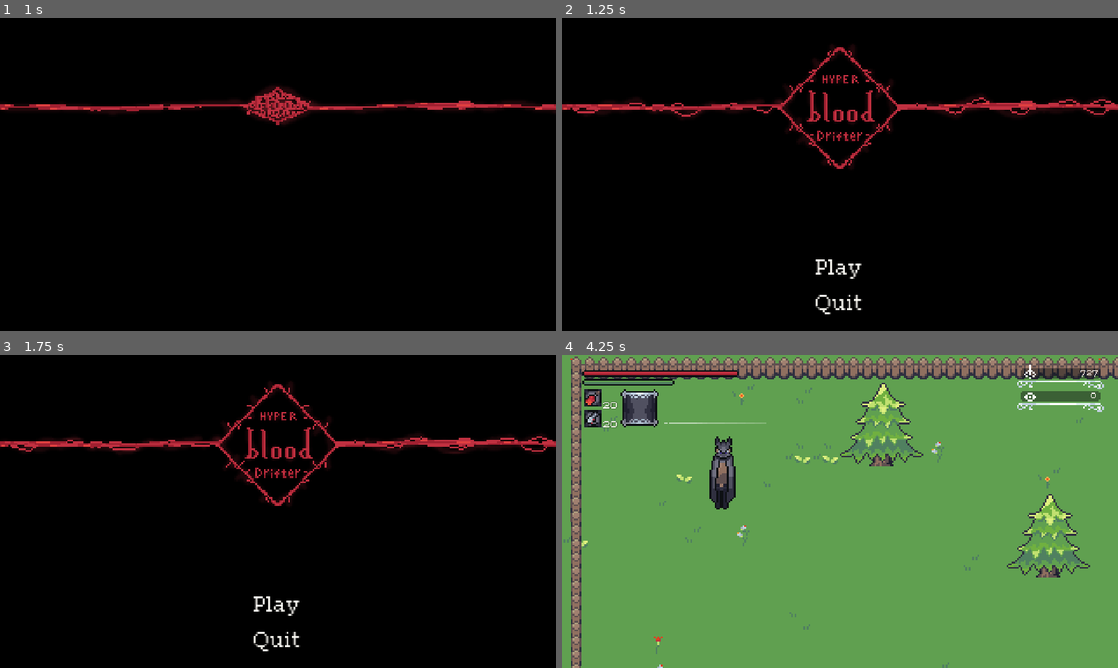
Above: before the commit, frames 1-4 (two rows, left to right).
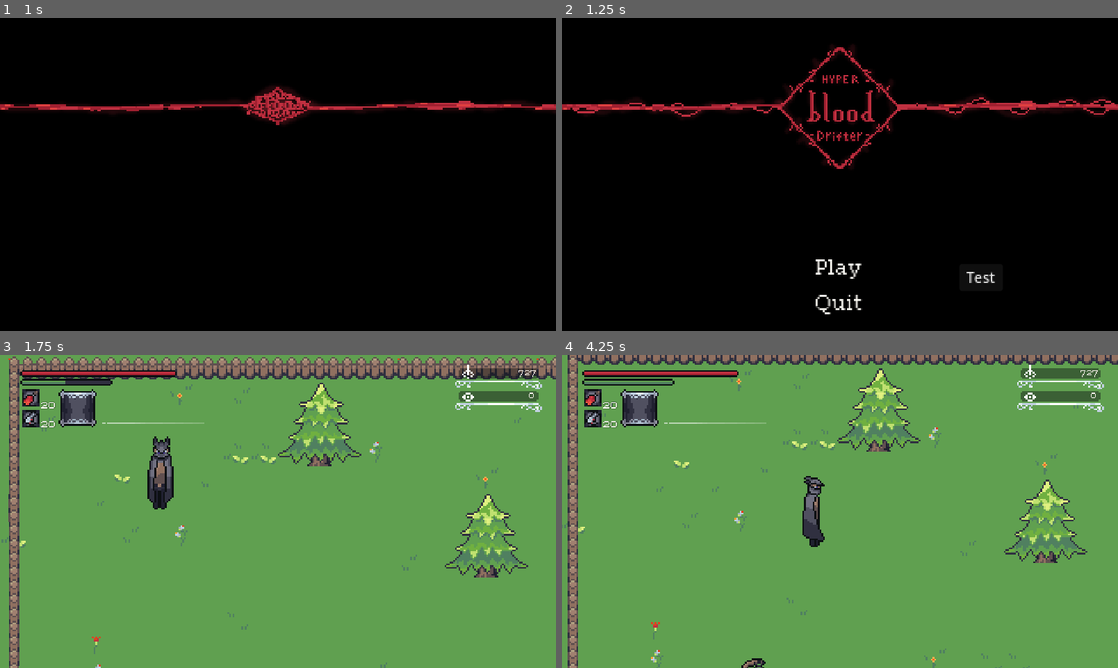
Above: after the commit, the same moments.

Repository: GrimReapTM/Hyper_Blood_Drifter
Game: Godot game, scene res://Scenes/UI_scenes/main_menu.tscn
Two runs of this game, one before a commit and one after it. Both use one fixed random seed, a clock stepped at 60 frames per second and the inputs below.
Inputs (mouse positions are in pixels of both pictures, inside the frame that each line leads up to):
- Up to frame 1 (1 s): tap Enter at 0.5 s; move the mouse to (400, 158) at 0.52 s; hold D (moveRight) from 0.53 s (still down); hold Q (heal) from 0.53 s (still down); click (400, 158) at 0.67 s; tap F (quick_use) at 0.8 s
- Up to frame 2 (1.25 s): keep holding D (moveRight); keep holding Q (heal)
- Up to frame 3 (1.75 s): release D (moveRight) at 1.25 s; release Q (heal) at 1.25 s; click (417, 614) at 1.25 s, where only the run after the commit has a clickable "Test"
- Up to frame 4 (4.25 s): click (834, 605) at 2 s, where only the run before the commit has a clickable "Play"; tap Space (dash) at 2.75 s; move the mouse to (728, 527) at 2.77 s; hold S (moveDown) 2.78-3.53 s; tap F (quick_use) at 2.85, 3.8 s; tap Q (heal) at 3.05 s; move the mouse to (895, 442) at 3.52 s; hold D (moveRight) from 3.53 s (still down); hold 1 (Q1) from 3.53 s (still down)

Frame 1 is identical in both runs. In frame 2, 0.1% of the frame differs, in the area x 72-78%, y 81-85%; in frame 3, 99%, in the area x 0-100%, y 0-100%; in frame 4, 14%.
Error before the commit: Invalid operands 'String' and 'Nil' in operator '+'. (res://scripts/player.gd:285)
Error after the commit: Invalid operands 'String' and 'Nil' in operator '+'. (res://scripts/player.gd:312)

Commit message:
prej jsem upravil přes 20 souborů lol

Diff:
--- a/Scenes/Area.tscn
+++ b/Scenes/Area.tscn
@@ -1,7 +1,8 @@
-[gd_scene load_steps=38 format=3 uid="uid://brdakdtadahqx"]
+[gd_scene load_steps=40 format=3 uid="uid://brdakdtadahqx"]
 
 [ext_resource type="Texture2D" uid="uid://bodowo5fqv02g" path="res://sprites/tileset.png" id="1_fowpt"]
 [ext_resource type="Texture2D" uid="uid://c1namygqbemua" path="res://sprites/terrain_fence.png" id="2_boaiw"]
+[ext_resource type="Texture2D" uid="uid://bqy2lfk77rlo4" path="res://sprites/hunters_dream.png" id="3_c4kdp"]
 [ext_resource type="PackedScene" uid="uid://oycliuo8lo5y" path="res://Scenes/entity scenes/player.tscn" id="3_hbuen"]
 [ext_resource type="Script" path="res://scripts/follow cam.gd" id="4_rla5j"]
 [ext_resource type="Texture2D" uid="uid://7hxk6m6d4wo4" path="res://sprites/HUD/health_over.png" id="5_d5ixs"]
@@ -316,6 +317,13 @@
 3:3/0/physics_layer_0/polygon_0/points = PackedVector2Array(3, -1.5, 3, 6, -5.5, 6, -5.5, -1.5)
 3:3/0/terrains_peering_bit/left_side = 0
 
+[sub_resource type="TileSetAtlasSource" id="TileSetAtlasSource_1j5it"]
+texture = ExtResource("3_c4kdp")
+8:22/size_in_atlas = Vector2i(44, 22)
+8:22/0 = 0
+8:22/0/physics_layer_0/linear_velocity = Vector2(0, 0)
+8:22/0/physics_layer_0/angular_velocity = 0.0
+
 [sub_resource type="TileSet" id="TileSet_dy7t6"]
 physics_layer_0/collision_layer = 1
 terrain_set_0/mode = 0
@@ -323,6 +331,7 @@
 terrain_set_0/terrain_0/color = Color(0.819608, 0.635294, 0.517647, 1)
 sources/0 = SubResource("TileSetAtlasSource_y8bg1")
 sources/1 = SubResource("TileSetAtlasSource_atdm0")
+sources/2 = SubResource("TileSetAtlasSource_1j5it")
 
 [sub_resource type="LabelSettings" id="LabelSettings_5qghj"]
 font = ExtResource("6_ob3j7")
@@ -464,9 +473,9 @@
 texture = ExtResource("7_8uq4l")
 
 [node name="current_item" type="Label" parent="Player/HUD_canvas/HUD/up_left/container"]
-offset_left = -22.5
+offset_left = -16.5
 offset_top = 7.25
-offset_right = 534.5
+offset_right = 540.5
 offset_bottom = 163.25
 scale = Vector2(0.1, 0.1)
 theme_override_colors/font_color = Color(0.992157, 0.968627, 0.952941, 1)
@@ -475,11 +484,11 @@
 label_settings = SubResource("LabelSettings_xd47t")
 
 [node name="current_item_amount" type="Label" parent="Player/HUD_canvas/HUD/up_left/container"]
-offset_left = -31.0
-offset_top = 8.5
-offset_right = 11.0
-offset_bottom = 78.5
-scale = Vector2(0.1, 0.1)
+offset_left = -25.0
+offset_top = 7.5
+offset_right = 66.0
+offset_bottom = 77.5
+scale = Vector2(0.08, 0.08)
 label_settings = SubResource("LabelSettings_6k2qb")
 
 [node name="curent_item" type="Sprite2D" parent="Player/HUD_canvas/HUD/up_left"]
--- a/Scenes/HealthBar.gd
+++ b/Scenes/HealthBar.gd
@@ -11,6 +11,8 @@
 
 func update():
 	value = player.healthPoints * 100 / player.maxHealthPoints
+	if player.healthPoints < 1:
+		get_tree().change_scene_to_file("res://Scenes/areas/Dream.tscn")
 
 func rally():
 	if value < rallyBar.value:
--- a/Scenes/UI_scenes/Inventory.tscn
+++ b/Scenes/UI_scenes/Inventory.tscn
@@ -26,14 +26,13 @@
 
 [node name="ScrollContainer" type="ScrollContainer" parent="."]
 layout_mode = 0
-offset_left = 260.0
-offset_top = 106.0
-offset_right = 1064.0
-offset_bottom = 562.0
+offset_left = 52.0
+offset_top = 46.0
+offset_right = 1294.0
+offset_bottom = 670.0
 horizontal_scroll_mode = 3
 vertical_scroll_mode = 3
 
 [node name="VBoxContainer" type="VBoxContainer" parent="ScrollContainer"]
 layout_mode = 2
-size_flags_vertical = 3
-theme_override_constants/separation = 142
+theme_override_constants/separation = 105
--- a/Scenes/UI_scenes/Paused.gd
+++ b/Scenes/UI_scenes/Paused.gd
@@ -50,6 +50,7 @@
 func _ready():
 	sprites = [Q1Sprite, Q2Sprite, Q3Sprite, Q4Sprite, Q5Sprite, Q6Sprite]
 	g.itemAmount.connect(change_amount)
+	g.showHud.connect(show_hud)
 	g.nullSprite.connect(null_sprite)
 	g.changeSprite.connect(change_sprite)
 	g.changeSprite.connect(disable_buttons)
@@ -57,6 +58,9 @@
 	player.pause_pressed.connect(pause)
 	if g.equiped_slot != null:
 		check_quick(g.quick_slots[g.equiped_slot])
+
+func show_hud():
+	hud.visible = true
 
 func pause():
 	if not visible and not player.paused:
@@ -166,28 +170,28 @@
 
 func _on_stats_button_mouse_entered():
 	fdebug()
-	label_debug.text = "Stats"
+	label_debug.text = "Status"
 
 func _on_settings_button_mouse_entered():
 	fdebug()
-	label_debug.text = "Settings"
+	label_debug.text = "System"
 
 #weapons
 func _on_r_1_mouse_entered():
 	fweapons()
-	label_weapons.text = "Right Hand 1"
+	label_weapons.text = "Right Hand"
 
 func _on_r_2_mouse_entered():
 	fweapons()
-	label_weapons.text = "Right Hand 2"
+	label_weapons.text = "Right Hand"
 
 func _on_l_1_mouse_entered():
 	fweapons()
-	label_weapons.text = "Left Hand 1"
+	label_weapons.text = "Left Hand"
 
 func _on_l_2_mouse_entered():
 	fweapons()
-	label_weapons.text = "Left Hand 2"
+	label_weapons.text = "Left Hand"
 
 
 #armor
@@ -236,7 +240,7 @@
 	if g.quick_slots[slot] != null:
 		return g.get_item(slot, "name")
 	else:
-		return "Empty"
+		return "Quick Items"
 
 func _on_q_1_pressed():
 	add_quick(0)
@@ -270,6 +274,7 @@
 			j += 1
 		visible = false
 		Inventory.visible = true
+		hud.visible = false
 		g.next_slot = slot
 
 func disable_buttons():
--- a/Scenes/UI_scenes/inventory_item.gd
+++ b/Scenes/UI_scenes/inventory_item.gd
@@ -33,3 +33,4 @@
 		g.quick_slots[g.next_slot] = ID
 		g.old_slot = index
 		g.changeSprite.emit()
+	g.showHud.emit()
--- a/Scenes/UI_scenes/inventory_item.tscn
+++ b/Scenes/UI_scenes/inventory_item.tscn
@@ -1,9 +1,16 @@
-[gd_scene load_steps=6 format=3 uid="uid://1unf66fmmj27"]
+[gd_scene load_steps=7 format=3 uid="uid://1unf66fmmj27"]
 
 [ext_resource type="Texture2D" uid="uid://cdagsl4j7tie5" path="res://sprites/HUD/inventory/consumables-Sheet.png" id="1_2w271"]
 [ext_resource type="Script" path="res://Scenes/UI_scenes/inventory_item.gd" id="1_s5hrp"]
 [ext_resource type="FontFile" uid="uid://cflm7ac265lwi" path="res://fonts/pixelgeorgia.ttf" id="2_5eid7"]
 [ext_resource type="LabelSettings" uid="uid://crg3mknke8m6b" path="res://Scenes/label themes/HUD.tres" id="3_driq3"]
+
+[sub_resource type="LabelSettings" id="LabelSettings_m57no"]
+font = ExtResource("2_5eid7")
+font_size = 70
+font_color = Color(0.6, 0.588235, 0.180392, 1)
+shadow_size = 7
+shadow_offset = Vector2(2, 1)
 
 [sub_resource type="LabelSettings" id="LabelSettings_thnla"]
 font = ExtResource("2_5eid7")
@@ -31,55 +38,51 @@
 
 [node name="ColorRect" type="ColorRect" parent="."]
 layout_mode = 0
-offset_right = 398.0
-offset_bottom = 138.0
+offset_right = 779.0
+offset_bottom = 102.0
 color = Color(0, 0, 0, 0.745098)
 
 [node name="name" type="Label" parent="."]
 layout_mode = 0
-offset_left = 7.0
-offset_top = 8.0
-offset_right = 964.0
-offset_bottom = 78.0
-scale = Vector2(0.4, 0.4)
+offset_left = 94.0
+offset_top = 10.0
+offset_right = 1069.0
+offset_bottom = 80.0
+scale = Vector2(0.35, 0.35)
 text = "Item"
-label_settings = ExtResource("3_driq3")
+label_settings = SubResource("LabelSettings_m57no")
 
 [node name="item" type="Sprite2D" parent="."]
-position = Vector2(54, 83)
-scale = Vector2(3, 3)
+position = Vector2(40, 41)
+scale = Vector2(2.5, 2.5)
 texture = ExtResource("1_2w271")
 hframes = 13
 frame = 1
 
 [node name="amount" type="Label" parent="."]
 layout_mode = 0
-offset_left = 99.0
-offset_top = 98.0
-offset_right = 202.0
-offset_bottom = 168.0
+offset_left = 73.0
+offset_top = 52.0
+offset_right = 136.0
+offset_bottom = 122.0
 scale = Vector2(0.4, 0.4)
 text = "2"
 label_settings = SubResource("LabelSettings_thnla")
 
 [node name="description" type="Label" parent="."]
 layout_mode = 0
-offset_left = 133.0
-offset_top = 47.0
-offset_right = 1449.0
-offset_bottom = 470.0
-scale = Vector2(0.2, 0.2)
-text = "meow meow meow meow meow
-meow meow meow meow meow
-meow meow meow meow meow
-meow meow meow meow meow
-meow meow meow meow meow  "
+offset_left = 121.0
+offset_top = 51.0
+offset_right = 1456.0
+offset_bottom = 121.0
+scale = Vector2(0.25, 0.25)
+text = "meow meow meow meow mewo"
 label_settings = ExtResource("3_driq3")
 
 [node name="Button" type="Button" parent="."]
 layout_mode = 0
-offset_right = 399.0
-offset_bottom = 137.0
+offset_right = 781.0
+offset_bottom = 103.0
 disabled = true
 flat = true
 
--- a/Scenes/UI_scenes/main_menu.gd
+++ b/Scenes/UI_scenes/main_menu.gd
@@ -1,4 +1,5 @@
 extends Control
+
 
 var any_button_pressed = false
 
@@ -12,3 +13,15 @@
 				any_button_pressed = true
 				any_button.visible = false
 				press.emit()
+
+
+func _on_test_pressed():
+	get_tree().change_scene_to_file("res://Scenes/TestScene.tscn")
+
+
+func _on_play_pressed():
+	get_tree().change_scene_to_file("res://Scenes/areas/Dream.tscn")
+
+
+func _on_quit_pressed():
+	get_tree().quit()
--- a/Scenes/UI_scenes/main_menu.tscn
+++ b/Scenes/UI_scenes/main_menu.tscn
@@ -1,11 +1,9 @@
-[gd_scene load_steps=16 format=3 uid="uid://ftxp4shodc50"]
+[gd_scene load_steps=14 format=3 uid="uid://ftxp4shodc50"]
 
 [ext_resource type="Script" path="res://Scenes/UI_scenes/main_menu.gd" id="1_oemx4"]
 [ext_resource type="Texture2D" uid="uid://k0iffxp6fqkw" path="res://sprites/HUD/pause_buttons/main_menu_button_hover.png" id="1_urdqv"]
 [ext_resource type="FontFile" uid="uid://cflm7ac265lwi" path="res://fonts/pixelgeorgia.ttf" id="3_e1s5g"]
-[ext_resource type="Script" path="res://Scenes/UI_scenes/play.gd" id="3_umxhl"]
 [ext_resource type="Texture2D" uid="uid://bkm55hfckjxon" path="res://sprites/HUD/main menu/main menu-Sheet.png" id="5_pbmkf"]
-[ext_resource type="Script" path="res://Scenes/UI_scenes/quit.gd" id="6_ml28c"]
 [ext_resource type="Script" path="res://Scenes/UI_scenes/Title.gd" id="7_mb7mv"]
 
 [sub_resource type="LabelSettings" id="LabelSettings_318ya"]
@@ -128,7 +126,6 @@
 offset_bottom = 544.0
 scale = Vector2(4, 4)
 texture_hover = ExtResource("1_urdqv")
-script = ExtResource("3_umxhl")
 
 [node name="play_label" type="Label" parent="buttons/play"]
 layout_mode = 0
@@ -147,7 +144,6 @@
 offset_bottom = 625.0
 scale = Vector2(4, 4)
 texture_hover = ExtResource("1_urdqv")
-script = ExtResource("6_ml28c")
 
 [node name="quit label" type="Label" parent="buttons/quit"]
 layout_mode = 0
@@ -159,6 +155,14 @@
 text = "Quit"
 label_settings = SubResource("LabelSettings_mjaw7")
 horizontal_alignment = 1
+
+[node name="test" type="Button" parent="buttons"]
+offset_left = 915.0
+offset_top = 566.0
+offset_right = 965.0
+offset_bottom = 597.0
+scale = Vector2(2, 2)
+text = "Test"
 
 [node name="Title" type="Sprite2D" parent="." node_paths=PackedStringArray("menu", "buttons")]
 position = Vector2(640, 219)
@@ -184,3 +188,7 @@
 scale = Vector2(0.35, 0.35)
 text = "Press Any Button"
 label_settings = SubResource("LabelSettings_isgec")
+
+[connection signal="pressed" from="buttons/play" to="." method="_on_play_pressed"]
+[connection signal="pressed" from="buttons/quit" to="." method="_on_quit_pressed"]
+[connection signal="pressed" from="buttons/test" to="." method="_on_test_pressed"]
--- a/Scenes/UI_scenes/play.gd
+++ /dev/null
@@ -1,5 +0,0 @@
-extends TextureButton
-
-
-func _pressed():
-	get_tree().change_scene_to_file("res://Scenes/TestScene.tscn")
--- a/Scenes/UI_scenes/quit.gd
+++ /dev/null
@@ -1,5 +0,0 @@
-extends TextureButton
-
-
-func _pressed():
-	get_tree().quit()
--- /dev/null
+++ b/Scenes/areas/Dream.tscn
@@ -0,0 +1,40 @@
+[gd_scene load_steps=3 format=3 uid="uid://cj4wtg2yxabc7"]
+
+[ext_resource type="PackedScene" uid="uid://brdakdtadahqx" path="res://Scenes/Area.tscn" id="1_kvvk4"]
+[ext_resource type="PackedScene" uid="uid://dkcjy0yklpqk2" path="res://Scenes/entity scenes/bath_messengers.tscn" id="2_0n4ii"]
+
+[node name="Area" instance=ExtResource("1_kvvk4")]
+
+[node name="TileMap" parent="." index="0"]
+layer_0/tile_data = PackedInt32Array(-2555934, 0, 0, 3670096, 0, 0, 1245209, 524290, 22)
+
+[node name="Player" parent="." index="1"]
+position = Vector2(1475, 1349)
+
+[node name="current_item" parent="Player/HUD_canvas/HUD/up_left/container" index="0"]
+metadata/_edit_use_anchors_ = true
+
+[node name="current_item_amount" parent="Player/HUD_canvas/HUD/up_left/container" index="1"]
+metadata/_edit_use_anchors_ = true
+
+[node name="HealthBar" parent="Player/HUD_canvas/HUD/up_left" index="4"]
+metadata/_edit_use_anchors_ = true
+
+[node name="RallyBar" parent="Player/HUD_canvas/HUD/up_left" index="5"]
+metadata/_edit_use_anchors_ = true
+
+[node name="StaminaBar" parent="Player/HUD_canvas/HUD/up_left" index="6"]
+metadata/_edit_use_anchors_ = true
+
+[node name="insight" parent="Player/HUD_canvas/HUD/up_right/insight" index="0"]
+metadata/_edit_use_anchors_ = true
+
+[node name="b_echoes" parent="Player/HUD_canvas/HUD/up_right/insight" index="1"]
+metadata/_edit_use_anchors_ = true
+
+[node name="Shop" parent="pause" index="1" node_paths=PackedStringArray("messengers")]
+messengers = NodePath("../../Bath_messenger")
+
+[node name="Bath_messenger" parent="." index="3" node_paths=PackedStringArray("player") instance=ExtResource("2_0n4ii")]
+position = Vector2(1152, 1248)
+player = NodePath("../Player")
--- /dev/null
+++ b/Scenes/entity scenes/beast.tscn
@@ -0,0 +1,3 @@
+[gd_scene format=3 uid="uid://ble7kuv8kf4sx"]
+
+[node name="Beast" type="CharacterBody2D"]
--- a/Scenes/entity scenes/enemy.gd
+++ b/Scenes/entity scenes/enemy.gd
@@ -45,6 +45,8 @@
 				knockback(to_local(player.position), 30)
 	if hp <= 0:
 		queue_free()
+		player.b_echoes += 52
+		player.b_echoesChanged.emit()
 
 func _on_damaged_timer_timeout():
 	damaged = false
--- /dev/null
+++ b/Scenes/entity scenes/spawner.tscn
@@ -0,0 +1,17 @@
+[gd_scene load_steps=3 format=3 uid="uid://c6ivs2wcfsa8s"]
+
+[ext_resource type="Script" path="res://Spawner.gd" id="1_4oe03"]
+[ext_resource type="Texture2D" uid="uid://bf54kt2sgut8g" path="res://sprites/bullet.png" id="2_8mh42"]
+
+[node name="Spawner" type="Node2D" node_paths=PackedStringArray("timer")]
+script = ExtResource("1_4oe03")
+timer = NodePath("Timer")
+interval = null
+
+[node name="Sprite2D" type="Sprite2D" parent="."]
+scale = Vector2(4, 4)
+texture = ExtResource("2_8mh42")
+
+[node name="Timer" type="Timer" parent="."]
+
+[connection signal="timeout" from="Timer" to="." method="_on_timer_timeout"]
--- a/Scenes/label themes/HUD.tres
+++ b/Scenes/label themes/HUD.tres
@@ -5,6 +5,5 @@
 [resource]
 font = ExtResource("1_45fqh")
 font_size = 70
-font_color = Color(0.996078, 0.988235, 0.964706, 1)
 shadow_size = 7
 shadow_offset = Vector2(2, 1)
--- /dev/null
+++ b/Spawner.gd
@@ -0,0 +1,14 @@
+extends Node2D
+
+const hunter = preload("res://Scenes/entity scenes/enemy.tscn")
+const beast = preload("res://Scenes/entity scenes/beast.tscn")
+
+@export var timer: Timer
+@export var interval = 10
+
+func _ready():
+	timer.wait_time = interval
+
+
+func _on_timer_timeout():
+	owner.add_child(hunter.instantiate())
--- a/scripts/g.gd
+++ b/scripts/g.gd
@@ -4,7 +4,7 @@
 var melee_damage = 22
 var ranged_damage = 4
 
-var inventory = {"molotov_cocktail":1, "lantern":9, "iosefka_blood":10, "madmans_knowledge":11, "umbilical_cord":12}
+var inventory = {"molotov_cocktail":1, "fire_paper":6, "iosefka_blood":10, "madmans_knowledge":11, "umbilical_cord":12}
 var quick_slots = [null, null, null, null, null, null]
 var equiped_slot = null
 var slot = 0
@@ -15,6 +15,7 @@
 signal changeSprite
 signal equiped_null
 signal nullSprite
+signal showHud
 
 func _ready():
 	itemAmount.connect(check_inv)
--- a/scripts/player.gd
+++ b/scripts/player.gd
@@ -1,6 +1,9 @@
 extends CharacterBody2D
 
 const bullet = preload("res://Scenes/entity scenes/bullet.tscn")
+const molotov = preload("res://Scenes/entity scenes/bullet.tscn")
+const pebble = preload("res://Scenes/entity scenes/bullet.tscn")
+const knife = preload("res://Scenes/entity scenes/bullet.tscn")
 
 @export var pauseMenu: Control
 @export var HUD: Node2D
@@ -116,29 +119,37 @@
 					g.itemAmount.emit()
 				match g.equiped_slot:
 					"molotov_cocktail":
-						pass
+						throw_item("molotov_cocktail", attack_calculation())
 					"pebble":
-						pass
+						throw_item("pebble", attack_calculation())
 					"throwing_knife":
-						pass
+						throw_item("throwing_knife", attack_calculation())
 					"beast_pellet":
-						pass
+						animations.play("consume")
+						consume("beast_pellet")
 					"hunters_mark":
-						pass
+						animations.play("consume")
+						consume("hunters_mark")
 					"bolt_paper":
-						pass
+						animations.play("paper")
+						consume("bolt_paper")
 					"coldblood_dew":
-						pass
+						animations.play("consume")
+						consume("coldblood_dew")
 					"fire_paper":
-						pass
+						animations.play("paper")
+						consume("fire_paper")
 					"lantern":
-						pass
+						animations.play("lantern")
 					"iosefka_blood":
-						pass
+						animations.play("drink")
+						consume("iosefka_blood")
 					"madmans_knowledge":
-						pass
+						animations.play("consume")
+						consume("madmans_knowledge")
 					"umbilical_cord":
-						pass
+						animations.play("consume")
+						consume("umbilical_cord")
 
 
 var combo = false
@@ -246,6 +257,22 @@
 		bullets -= 1
 		bulletsChanged.emit()
 
+func throw_item(item, index):
+	var instance
+	animations.play("throw_" + attackAnimations[index])
+	match item:
+		"molotov_cocktail":
+			instance = molotov.instantiate()
+		"pebble":
+			instance = pebble.instantiate()
+		"throwing_knife":
+			instance = knife.instantiate()
+	instance.position = position
+	owner.add_child(instance)
+
+func consume(item):
+	pass
+
 func _on_player_hurtbox_area_entered(area):
 	match area.name:
 		"enemy_attack":
Binary file added: sprites/hunters_dream.png
Not shown, added: sprites/hunters_dream.png.import
